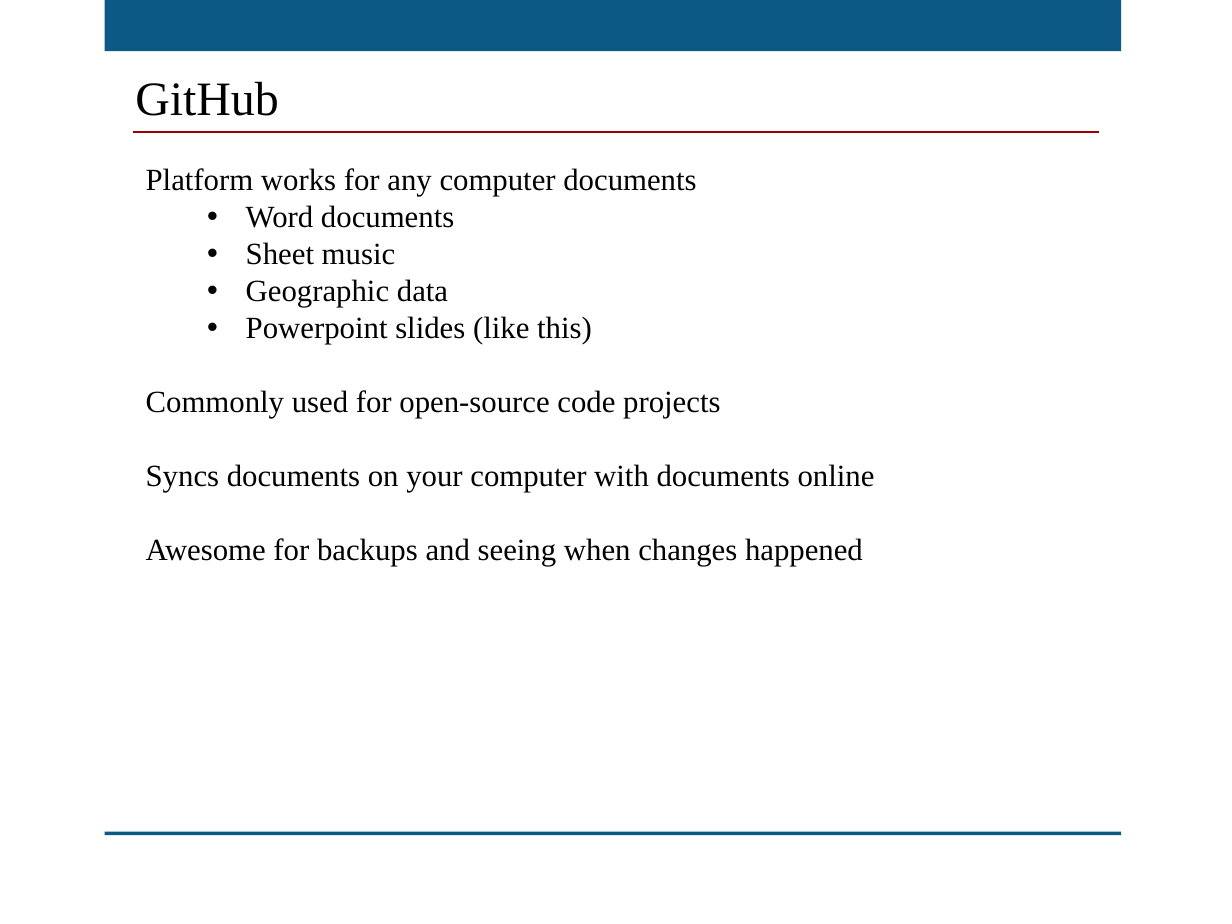
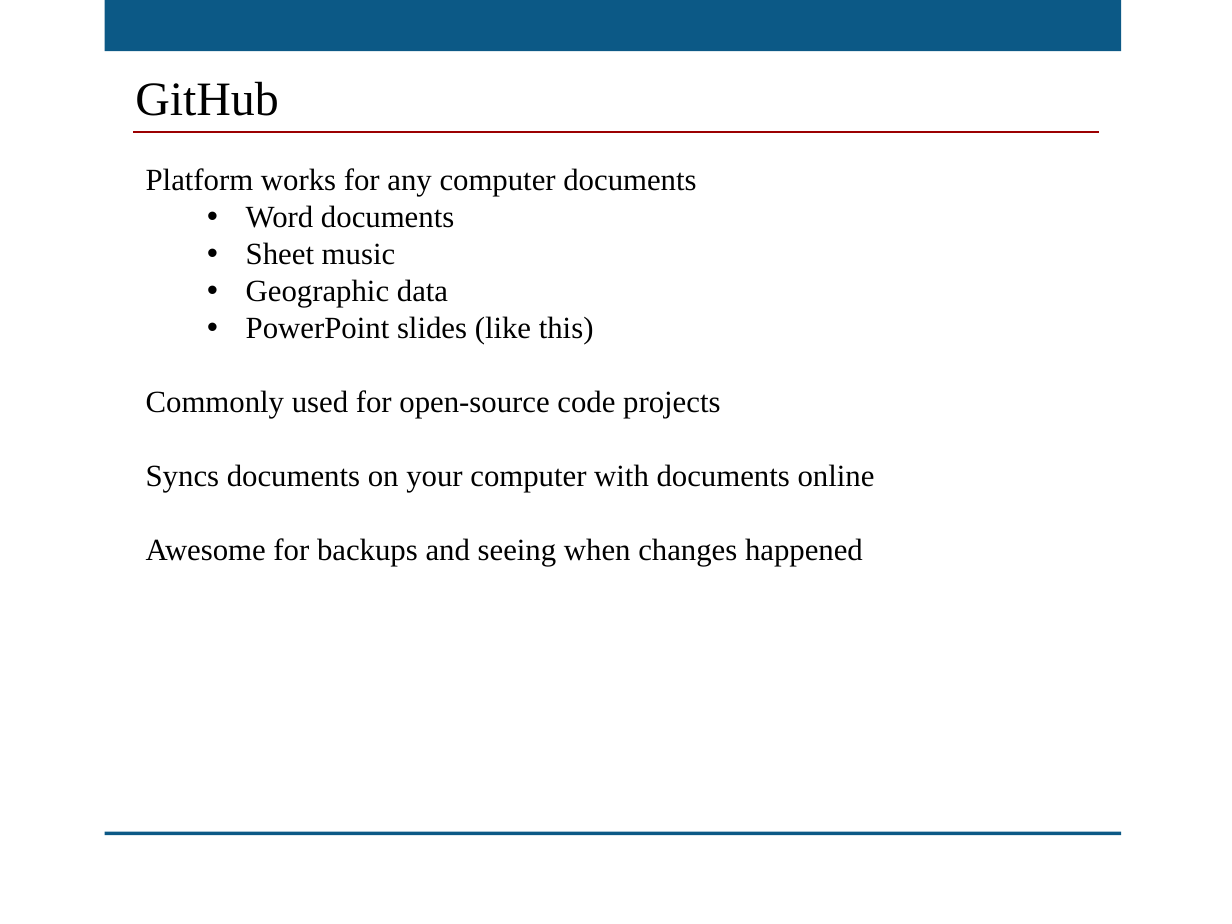
Before and after one commit to kansasgis/GithubWebinar_2015, a slide deck: slide 8 of MAGIC_GitHub_Webinar.pptx. Drawn at 1232x924 pixels with LibreOffice and Linux fonts; fonts in the diff are those of the drawing; background and template pictures are left out. Boxes give left, top, right and bottom in pixels: in the first picture for what was removed or moved away, otherwise in the second. Text is boxed around its words. In the diff, an @@ line names an element or a change of style, - is before the commit and + after.

```diff
--- a/MAGIC_GitHub_Webinar.pptx
+++ b/MAGIC_GitHub_Webinar.pptx
@@ text at (246, 316, 594, 344): text changed @@
-  • Powerpoint slides (like this)
+  • PowerPoint slides (like this)
```
Also in this commit, not shown: 3 other slides changed, 2 slides added.
